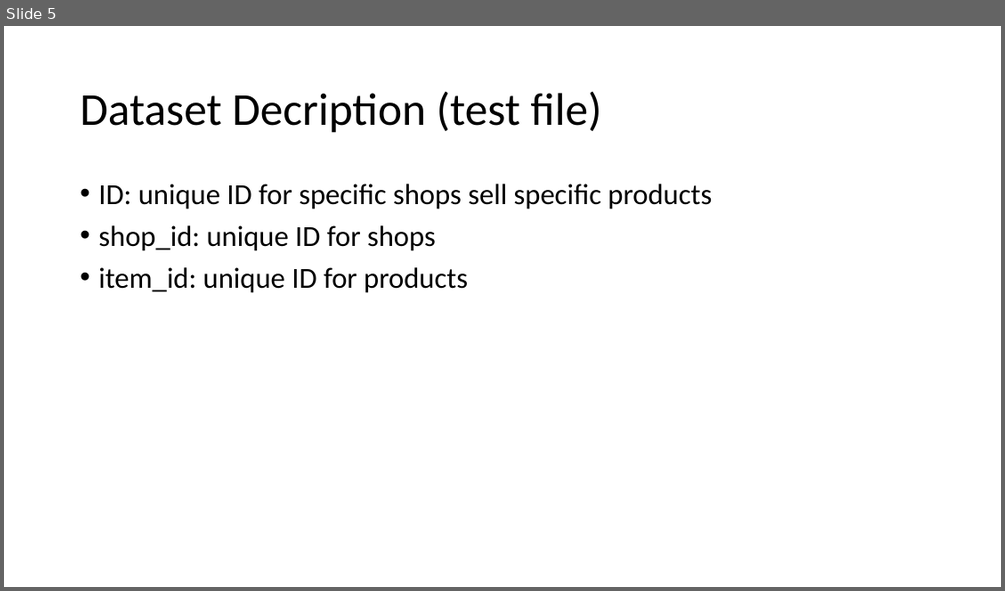
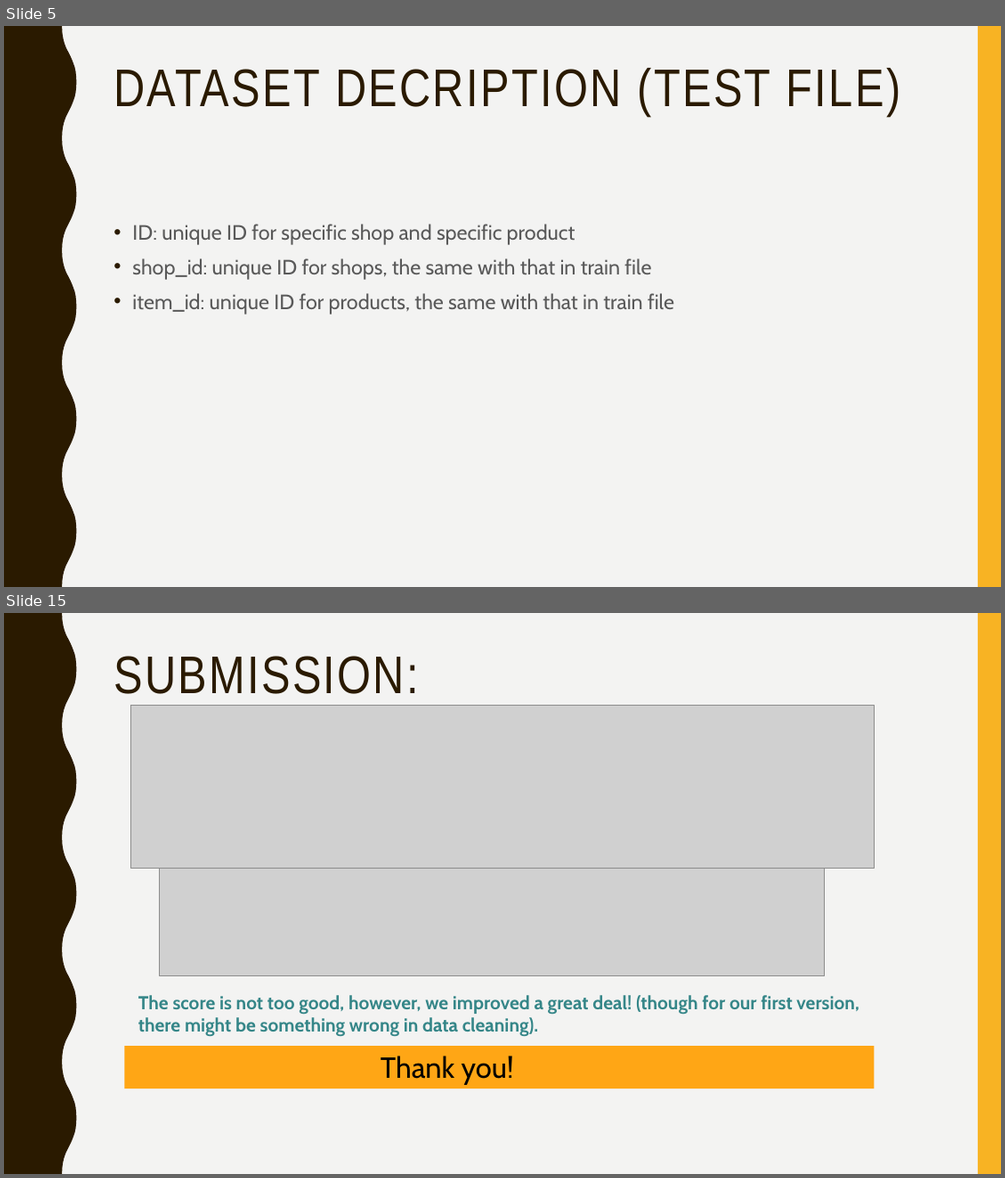
Before and after one commit to zex0023/Sale_Prediction, a slide deck: final_presentation.pptx. Shown one above the other, each under a label of ours: slide 5 before the commit, slides 5 and 15 after it; the slides between them are not shown. The pictures are 1005x591 and 1005x1178 pixels, drawn with LibreOffice and Linux fonts; fonts in the diff are those of the drawing; grey boxes stand for pictures. Boxes give left, top, right and bottom in pixels: in the first picture for what was removed or moved away, otherwise in the second. Text is boxed around its words. In the diff, an @@ line names an element or a change of style, - is before the commit and + after.

```diff
--- a/final_presentation.pptx
+++ b/final_presentation.pptx
@@ slide 15 added at (x1=4, y1=613, x2=1001, y2=1174), background #F3F3F2; not listed: 2 template elements that a slide beside it also shows @@
@@ title added at (x1=113, y1=656, x2=419, y2=694), 51 pt, text #2A1A00 @@
+SUBMISSION:
@@ picture added at (x1=131, y1=705, x2=874, y2=868) @@
@@ picture added at (x1=160, y1=868, x2=825, y2=976) @@
@@ text added at (x1=138, y1=995, x2=858, y2=1037), 18 pt, text #358588, bold @@
+The score is not too good, however, we improved a great deal! (though for our first version, there might be something wrong in data cleaning).
@@ rectangle added at (x1=124, y1=1046, x2=874, y2=1088), fill #FFA615, 28 pt, text #000000 @@
+Thank you!
@@ slide 5 changed as well @@
@@ background #FFFFFF to #F3F3F2 @@
@@ freeform shape added at (x1=4, y1=26, x2=77, y2=587), fill #2A1A00 @@
@@ rectangle added at (x1=978, y1=26, x2=1001, y2=587), fill #F8B323 @@
@@ title "DATASET DECRIPTION (TEST FILE)" at (x1=113, y1=68, x2=900, y2=116): vertical alignment middle to top @@
@@ title at (x1=113, y1=68, x2=900, y2=116): text changed; size 44 to 51 pt; font Calibri to Arial Narrow; text colour #000000 to #2A1A00 @@
-Dataset Decription (test file)
+DATASET DECRIPTION (TEST FILE)
@@ text at (x1=132, y1=224, x2=674, y2=314): text changed; size 28 to 20 pt; font Calibri to Cabin; text colour #000000 to #595959 @@
-• ID: unique ID for specific shops sell specific products
-• shop_id: unique ID for shops
-• item_id: unique ID for products
+• ID: unique ID for specific shop and specific product
+• shop_id: unique ID for shops, the same with that in train file
+• item_id: unique ID for products, the same with that in train file
```
Also in this commit, not shown: 5 other slides changed, 8 other slides added, 5 slides removed, 3 other files.
